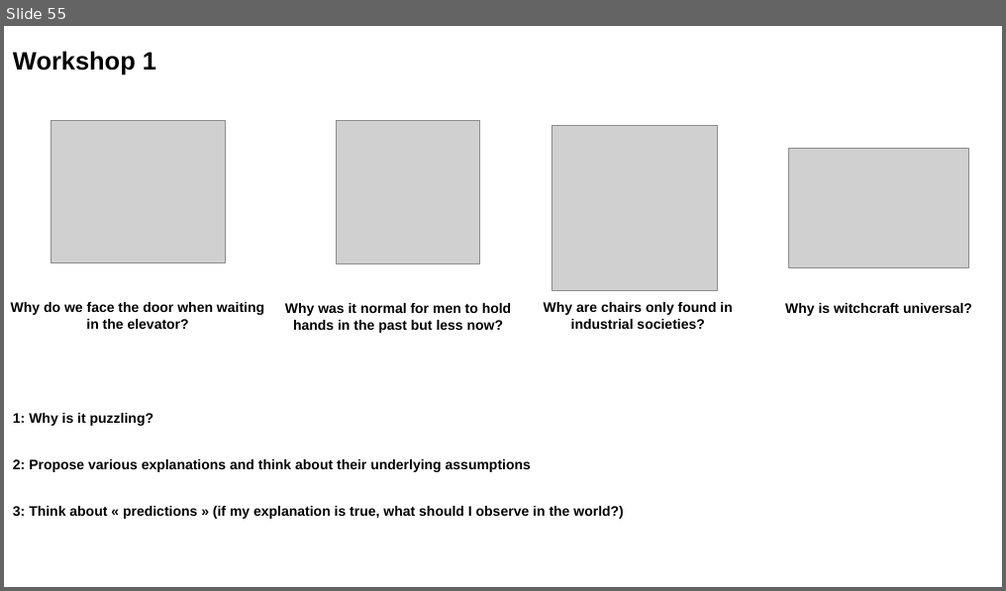
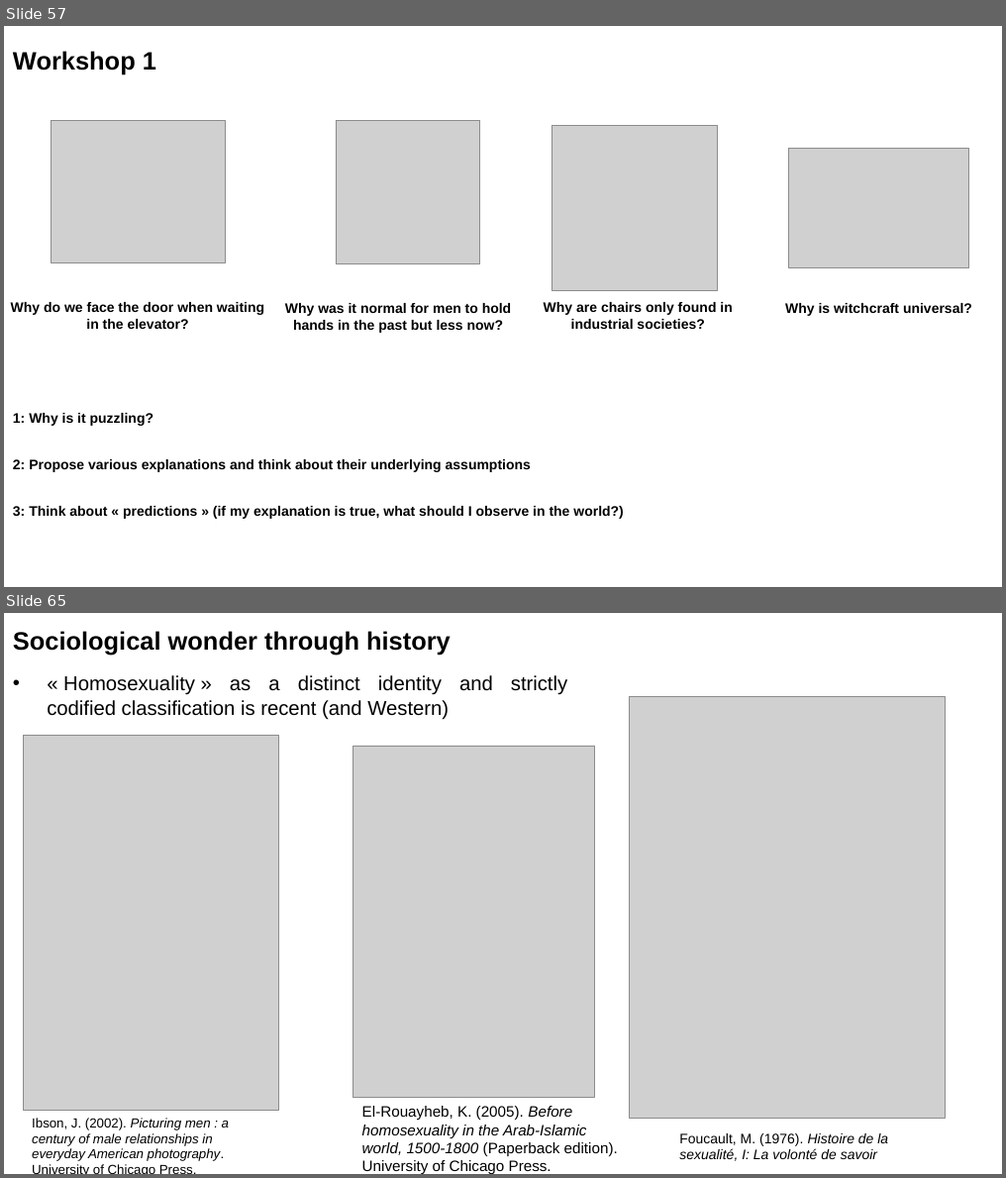
Before and after one commit to aminelasso/SOC501-2026, a slide deck: Week 1/Week 1.pptx. Shown one above the other, each under a label of ours: slide 55 before the commit, slides 57 and 65 after it; the slides between them are not shown. The pictures are 1006x591 and 1006x1178 pixels, drawn with LibreOffice and Linux fonts; fonts in the diff are those of the drawing; grey boxes stand for pictures. Boxes give left, top, right and bottom in pixels: in the first picture for what was removed or moved away, otherwise in the second. Text is boxed around its words. In the diff, an @@ line names an element or a change of style, - is before the commit and + after.

```diff
--- a/Week 1/Week 1.pptx
+++ b/Week 1/Week 1.pptx
@@ slide 65 added at bbox=[4, 613, 1002, 1174], background #FFFFFF @@
@@ text added at bbox=[13, 631, 450, 656], 20 pt, text #000000, bold @@
+Sociological wonder through history
@@ text added at bbox=[47, 675, 567, 720], 16 pt, text #000000 @@
+• « Homosexuality » as a distinct identity and strictly codified classification is recent (and Western)
@@ picture added at bbox=[629, 697, 944, 1118] @@
@@ picture added at bbox=[23, 735, 279, 1110] @@
@@ picture added at bbox=[353, 746, 595, 1098] @@
@@ text added at bbox=[362, 1106, 618, 1174], 12 pt, text #000000 @@
+El-Rouayheb, K. (2005). Before homosexuality in the Arab-Islamic world, 1500-1800 (Paperback edition). University of Chicago Press.
@@ text added at bbox=[32, 1118, 229, 1161], 10.5 pt, text #000000, italic @@
+Ibson, J. (2002). Picturing men : a century of male relationships in everyday American photography. University of Chicago Press.
@@ text added at bbox=[679, 1134, 888, 1161], 11 pt, text #000000, italic @@
+Foucault, M. (1976). Histoire de la sexualité, I: La volonté de savoir
@@ what was slide 55 is now slide 57 @@
```
Also in this commit, not shown: 3 slides changed, 35 other slides added, 1 slide removed, 2 other files.
